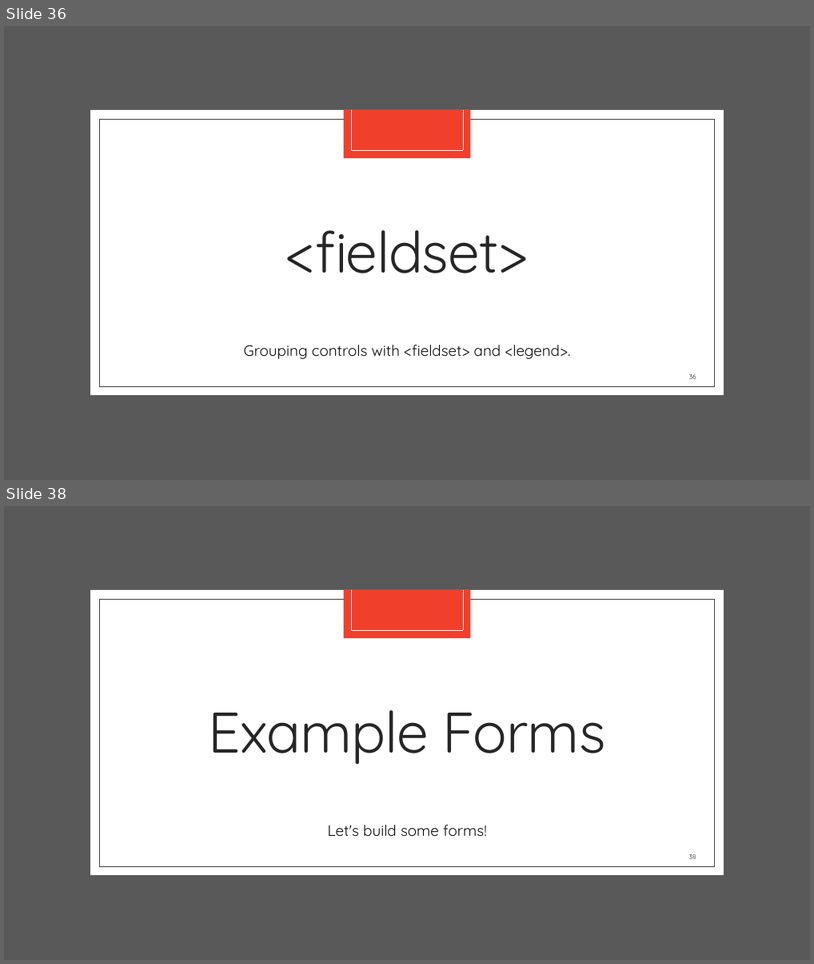
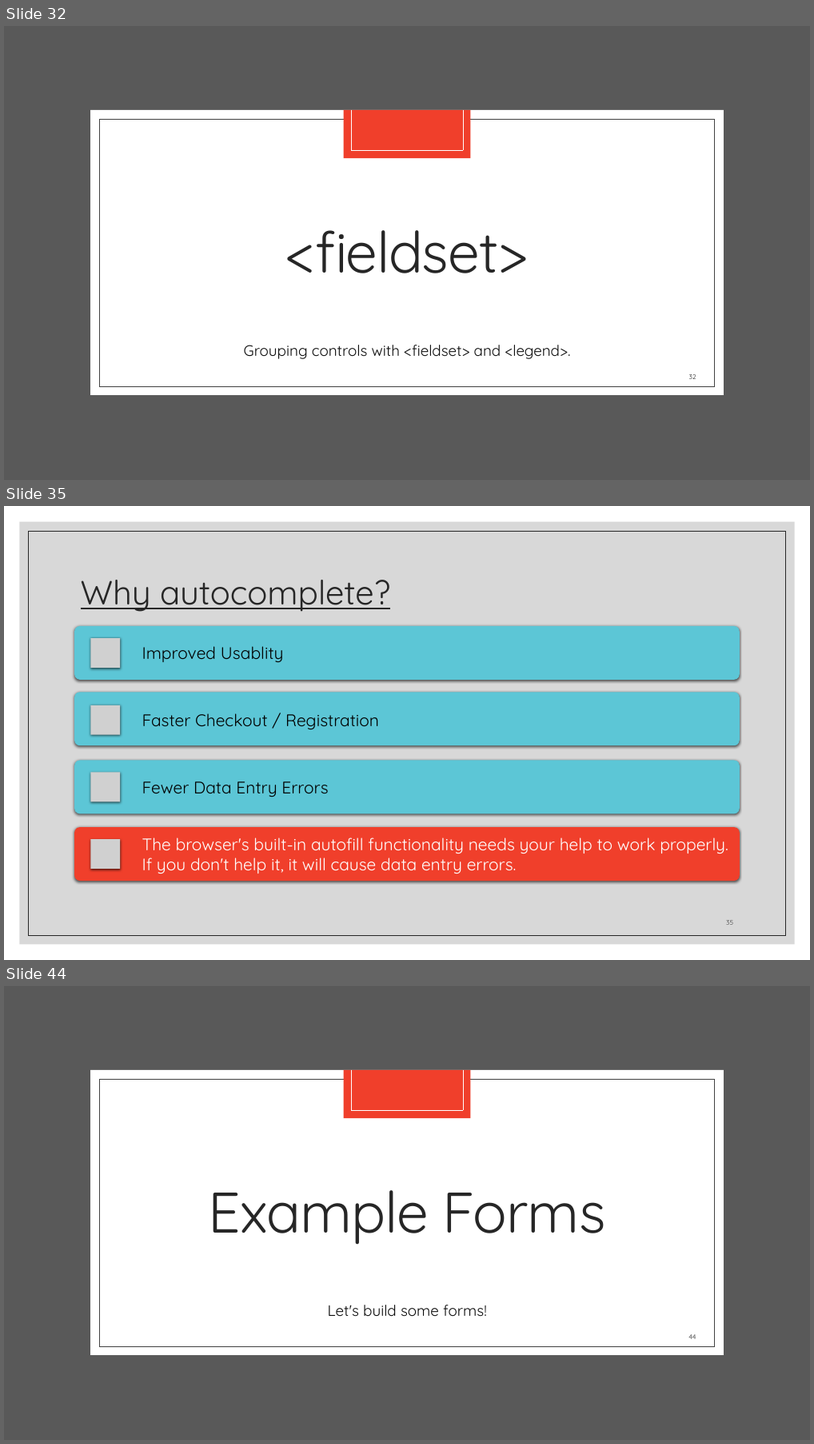
Before and after one commit to zackstotts/base-node-curriculum, a slide deck: unit_00/html_review/02 HTML Forms.pptx. Shown one above the other, each under a label of ours: slides 36 and 38 before the commit, slides 32, 35 and 44 after it; the slides between them are not shown. The pictures are 814x964 and 814x1444 pixels, drawn with LibreOffice and Linux fonts; fonts in the diff are those of the drawing; grey boxes stand for pictures. Boxes give left, top, right and bottom in pixels: in the first picture for what was removed or moved away, otherwise in the second. Text is boxed around its words. In the diff, an @@ line names an element or a change of style, - is before the commit and + after.

```diff
--- a/unit_00/html_review/02 HTML Forms.pptx
+++ b/unit_00/html_review/02 HTML Forms.pptx
@@ slide 35 added at (4,506,810,960), background #FFFFFF @@
@@ rectangle added at (20,522,795,944), fill #BFBFBF at 60% opacity @@
@@ rectangle added at (29,531,786,935), outline #262626 0.5 pt @@
@@ title added at (81,580,390,612), 40 pt, text #262626, underline @@
+Why autocomplete?
@@ group added at (74,626,740,881): 4 rounded rectangles, 4 pictures, 4 texts @@
+Improved Usablity
+Faster Checkout / Registration
+Fewer Data Entry Errors
+The browser's built-in autofill functionality needs your help to work properly. If you don't help it, it will cause data entry errors.
@@ page number added at (726,920,734,924), 8 pt, text #404040 @@
+35
@@ what was slide 36 is now slide 32 @@
@@ page number at (690,374,697,379): text changed @@
-36
+32
@@ what was slide 38 is now slide 44 @@
@@ page number at (689,1334,696,1339): text changed @@
-38
+44
```
Also in this commit, not shown: 4 slides changed, 8 other slides added, 8 slides removed, 3 other files.
